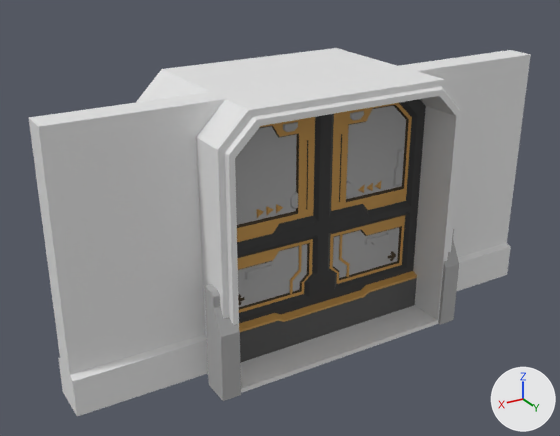
The FBX model Wasser/Assets/Models/Umgebung/Doppeltuer.fbx: old version first, new version second.
The view is the same before and after, from a 50 mm lens placed at (3.25, -3.51, 3.54), pointed at (0.18, -8.62, 0.99). The axes (+X, +Y, +Z) are drawn at lower right. The lights are the same throughout. Where no turn or scale is listed for an object, it has been applied to the vertices. Vertices at the same position are counted once.

In view in the first picture: 'Doppeltuer-links', 'Doppeltuer-rechts', 'Doppeltuerrahmen', 'Doppeltuerrahmen-innen'.
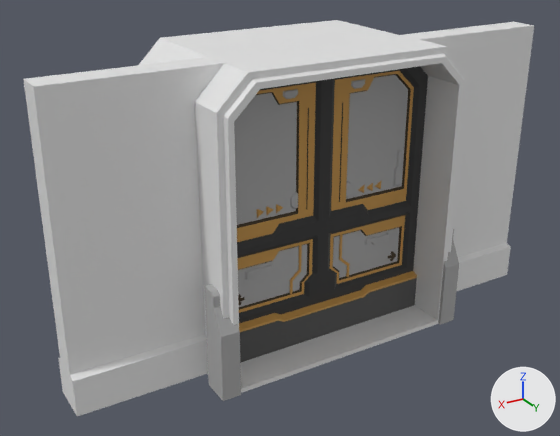
Pixel boxes (x1, y1, x2, y2) of what changed, in the pictures (560 x 436 px; the box of a moved part takes in the faces that stretch with it):
'Doppeltuerrahmen-innen', reshaped (8% taller)
    before: (29, 50, 531, 416)
    after: (23, 22, 534, 416)
'Doppeltuerrahmen', reshaped (8% taller)
    before: (136, 48, 465, 401)
    after: (139, 20, 468, 401)
'Doppeltuer-links', reshaped (14% taller)
    before: (322, 99, 426, 335)
    after: (322, 66, 428, 335)
'Doppeltuer-rechts', reshaped (14% taller)
    before: (235, 115, 326, 363)
    after: (234, 80, 327, 363)
part 1 of me_plane_034, moved or reshaped
    before: (136, 48, 461, 282)
    after: (139, 20, 463, 282)
part 2 of me_plane_035, moved or reshaped
    before: (350, 111, 364, 120)
    after: (351, 79, 365, 89)
part 3 of me_plane_035, moved or reshaped
    before: (324, 99, 426, 220)
    after: (324, 66, 428, 220)
part 4 of me_plane_002, moved or reshaped
    before: (29, 93, 225, 183)
    after: (23, 57, 224, 183)
part 5 of me_plane_002, moved or reshaped
    before: (400, 50, 531, 257)
    after: (402, 22, 534, 257)
part 6 of me_plane_043, moved or reshaped
    before: (283, 122, 298, 132)
    after: (283, 89, 298, 99)
part 7 of me_plane_043, moved or reshaped
    before: (235, 115, 326, 225)
    after: (234, 80, 327, 225)

Patch to the scene script:
```diff
--- a/Wasser/Assets/Models/Umgebung/Doppeltuer.fbx.py
+++ b/Wasser/Assets/Models/Umgebung/Doppeltuer.fbx.py
@@ me_plane_034 @@
 me_plane_034.from_pydata(...)  # 248 vertices, 225 faces; spans x -1.14..1.14, y -1.53..0.03, z 0.02..2.2
 # used by ob_doppeltuerrahmen; location = (0.0, -7.873, -0.028)
+# me_plane_034 part 1: all 64 vertices in x -1.09..1.09, y -1.5..0.01, z 1.9..2.2 are moved by (0.0, 0.0, 0.25)
 me_plane_034.materials.append(mat_material_002)
@@ me_plane_002 @@
 me_plane_002.from_pydata(...)  # 40 vertices, 28 faces; spans x -2.15..2.15, y -0.65..-0.3, z 0.06..2.2
 # used by ob_doppeltuerrahmen_innen; location = (0.0, -7.873, -0.028)
 # before: 0 (0.86, -0.59, 2.2) at pixel (210, 92), 1 (1.09, -0.59, 1.97), 3 (0.86, -0.36, 2.2) at pixel (225, 99), 4 (1.09, -0.36, 1.97) at pixel (196, 137), 10 (2.15, -0.59, 2.2) at pixel (28, 117)
 # before: 11 (2.15, -0.59, 1.97) at pixel (33, 152), 13 (2.15, -0.36, 2.2) at pixel (38, 126), 14 (2.15, -0.36, 1.97) at pixel (43, 162)
 # before: 20 (-0.86, -0.59, 2.2) at pixel (397, 65), 21 (-1.09, -0.59, 1.97), 23 (-0.86, -0.36, 2.2) at pixel (416, 71), 24 (-1.09, -0.36, 1.97), 30 (-2.15, -0.59, 2.2) at pixel (510, 50)
 # before: 31 (-2.15, -0.59, 1.97), 33 (-2.15, -0.36, 2.2) at pixel (530, 54), 34 (-2.15, -0.36, 1.97) at pixel (527, 81)
+# me_plane_002 part 4
+for i in [0, 1, 3, 4, 10, 11, 13, 14]: me_plane_002.vertices[i].co += Vector((0.0, 0.0, 0.25))
+# me_plane_002 part 5
+for i in [20, 21, 23, 24, 30, 31, 33, 34]: me_plane_002.vertices[i].co += Vector((0.0, 0.0, 0.25))
 me_plane_002.materials.append(mat_material_002)
@@ me_plane_043 @@
 # used by ob_doppeltuer_rechts; location = (0.0, -7.873, -0.028)
-me_plane_043.from_pydata(...)  # 504 vertices, 460 faces; spans x 0.0..0.99, y -0.64..-0.3, z 0.06..2.09
+me_plane_043.from_pydata(...)  # 504 vertices, 460 faces; spans x 0.0..0.99, y -0.64..-0.3, z 0.06..2.34
+# me_plane_043 part 6: the loose piece of 12 vertices spanning x 0.24..0.38, y -0.39..-0.37, z 1.88..1.95 is moved by (0.0, 0.0, 0.25)
+# me_plane_043 part 7: 72 of the vertices in x 0.0..0.99, y -0.59..-0.36, z 1.78..2.09 are moved by (0.0, 0.0, 0.25)
 me_plane_043.materials.append(mat_main_059)
@@ me_plane_035 @@
 # used by ob_doppeltuer_links; location = (0.0, -7.873, -0.028)
-me_plane_035.from_pydata(...)  # 504 vertices, 460 faces; spans x -0.98..0.0, y -0.64..-0.3, z 0.06..2.09
+me_plane_035.from_pydata(...)  # 504 vertices, 460 faces; spans x -0.98..0.0, y -0.64..-0.3, z 0.06..2.34
+# me_plane_035 part 2: the loose piece of 12 vertices spanning x -0.37..-0.23, y -0.39..-0.37, z 1.88..1.95 is moved by (0.0, 0.0, 0.25)
+# me_plane_035 part 3: 72 of the vertices in x -0.98..0.0, y -0.59..-0.36, z 1.78..2.09 are moved by (0.0, 0.0, 0.25)
 me_plane_035.materials.append(mat_main_059)
```
